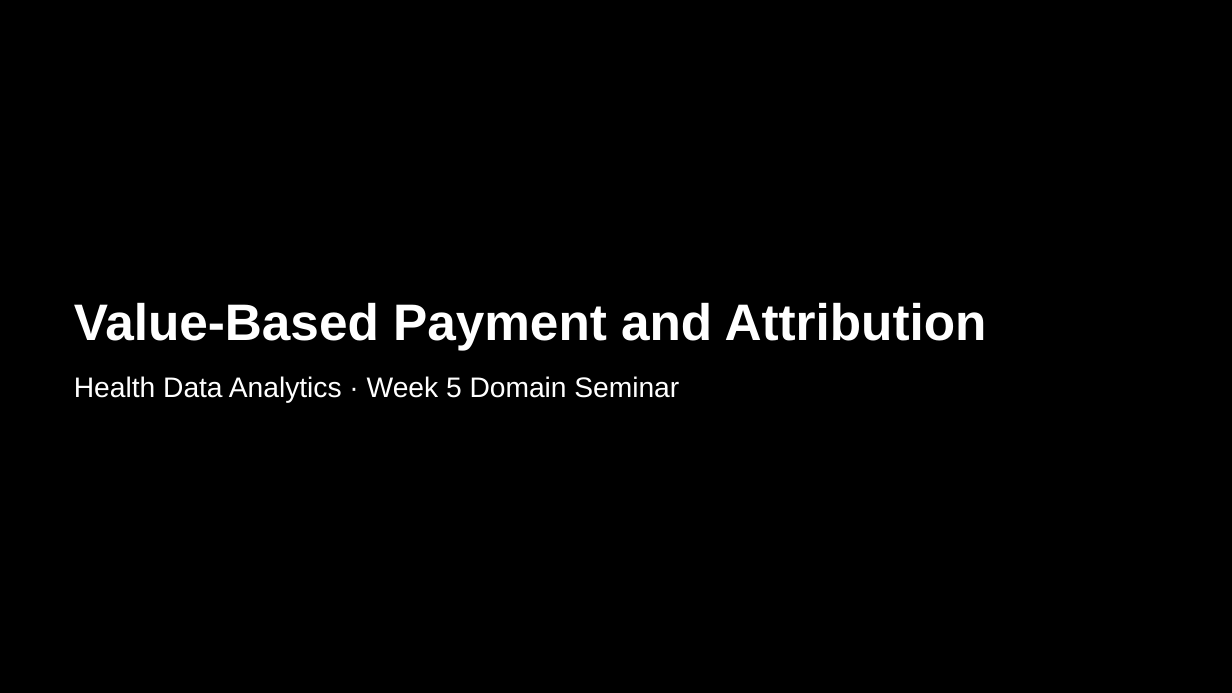
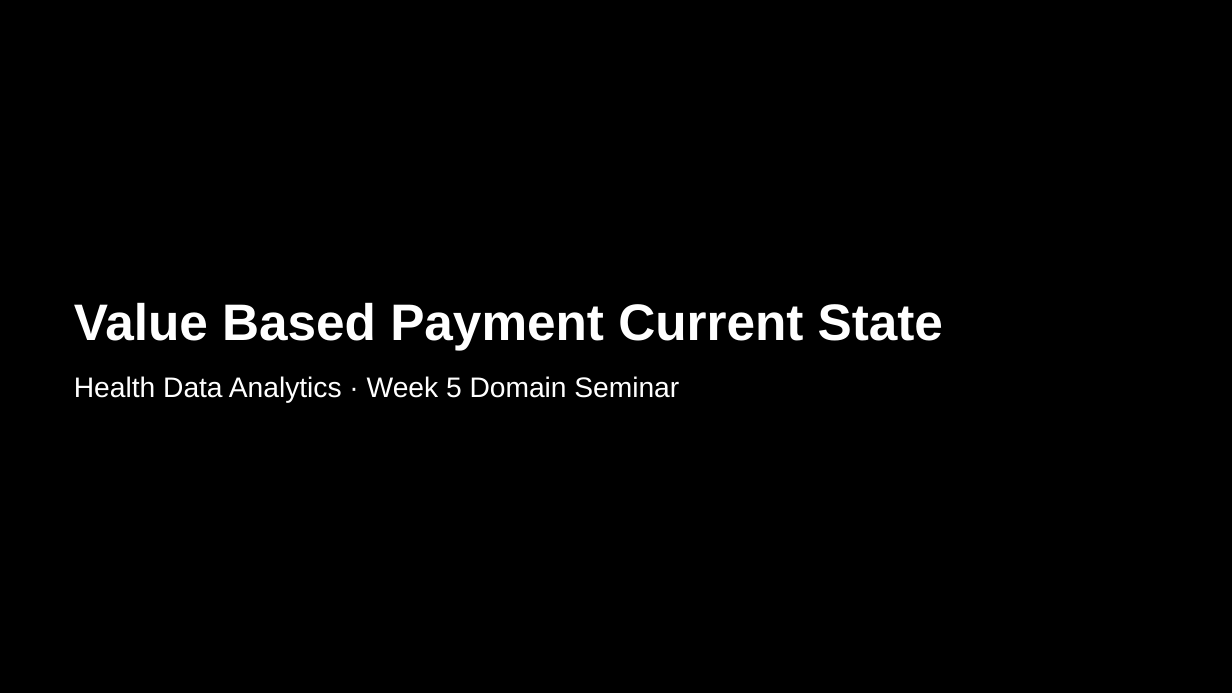
Before and after one commit to andrewcistola/Advanced-Data-Analytics-for-Health-Professionals, a slide deck: slide 1 of domain-seminars/week05_value_based_payment.pptx. Drawn at 1232x693 pixels with LibreOffice and Linux fonts; fonts in the diff are those of the drawing. Boxes give left, top, right and bottom in pixels: in the first picture for what was removed or moved away, otherwise in the second. Text is boxed around its words. In the diff, an @@ line names an element or a change of style, - is before the commit and + after.

```diff
--- a/domain-seminars/week05_value_based_payment.pptx
+++ b/domain-seminars/week05_value_based_payment.pptx
@@ title at [74,302,943,350]: text changed @@
-Value-Based Payment and Attribution
+Value Based Payment Current State
```
Also in this commit, not shown: 21 other files.
